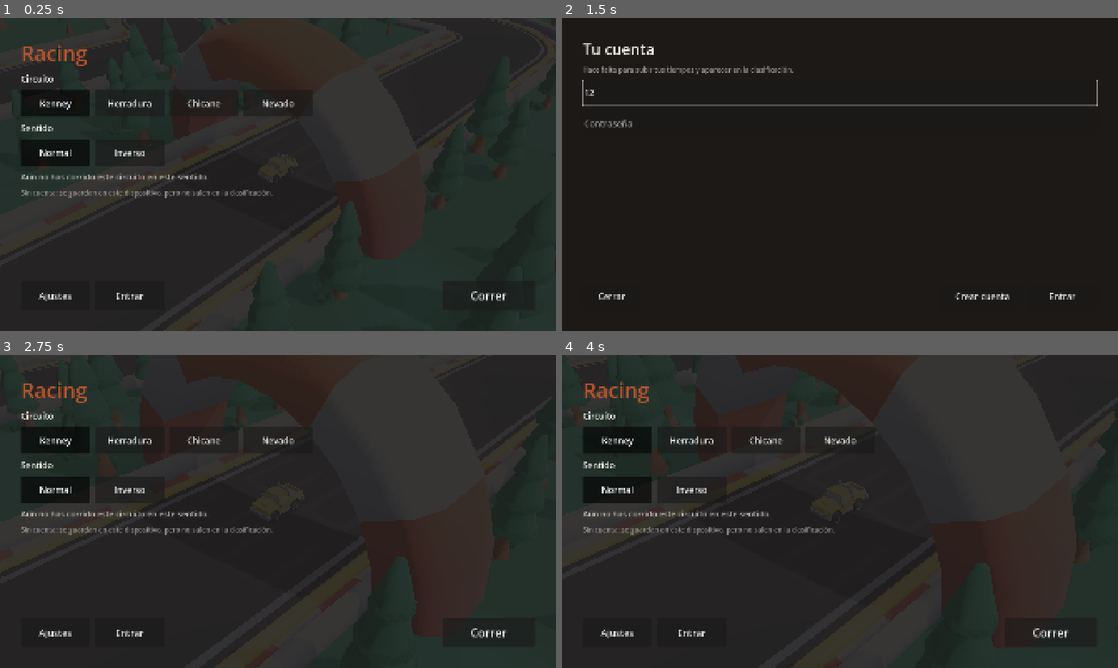
Above: before the commit, frames 1-4 (two rows, left to right).
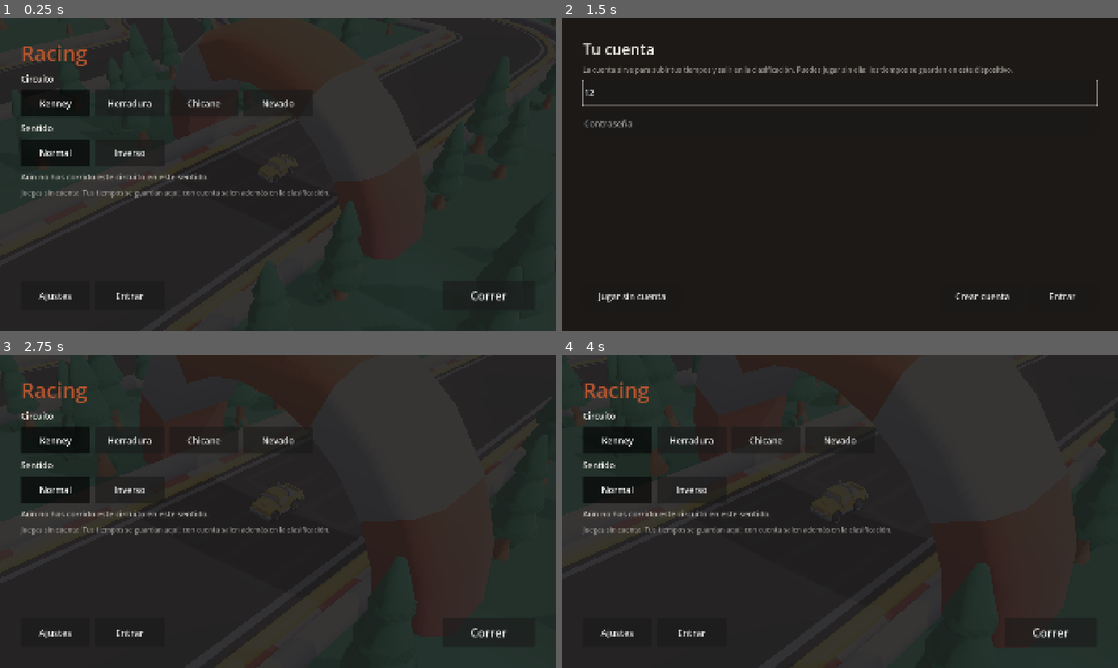
Above: after the commit, the same moments.

Repository: msalejandrojose/core
Game: Godot game, scene res://scenes/main.tscn
Two runs of this game, one before a commit and one after it. Both use one fixed random seed, a clock stepped at 60 frames per second and the inputs below.
Inputs (mouse positions are in pixels of both pictures, inside the frame that each line leads up to):
- Up to frame 1 (0.25 s): no input
- Up to frame 2 (1.5 s): click "Entrar" at 0.5 s; click (840, 93) at 1.27 s; type "12" at 1.35 s
- Up to frame 3 (2.75 s): click (278, 461) at 1.5 s; type "12" at 1.58 s; click (50, 633) at 2 s, where only the run before the commit has a clickable "Cerrar"
- Up to frame 4 (4 s): click "Normal" at 2.75 s; click "Normal" at 3.5 s

The runs differ from the first frame. In frame 1, 0.5% of the frame differs, in the area x 3-60%, y 54-58%; in frame 2, 1.0%, in the area x 3-82%, y 15-91%; in frame 3, 0.5%; in frame 4, 0.5%.

Commit message:
fix(racing): salida clara para jugar sin cuenta
Jugar sin cuenta ya funcionaba — la marca local se guarda siempre y el juego
entero es jugable sin registrarse — pero no se veia por ningun lado, que es lo
mismo que no poder. El unico boton para salir de la pantalla decia "Cerrar",
que no promete nada: quien no quiere registrarse necesita ver una salida clara
antes de plantearse abandonar.

Ahora dice "Jugar sin cuenta", y tanto la pantalla como el menu explican que se
gana con cuenta (salir en la clasificacion) en vez de dar a entender que falta
algo para jugar.

Co-Authored-By: Claude Opus 5 <noreply@anthropic.com>

Diff:
--- a/apps/game/scripts/ui/login_screen.gd
+++ b/apps/game/scripts/ui/login_screen.gd
@@ -50,7 +50,8 @@
 	column.add_child(title)
 
 	var intro := Label.new()
-	intro.text = "Hace falta para subir tus tiempos y aparecer en la clasificación."
+	intro.text = "La cuenta sirve para subir tus tiempos y salir en la clasificación. Puedes jugar sin ella: los tiempos se guardan en este dispositivo."
+	intro.autowrap_mode = TextServer.AUTOWRAP_WORD_SMART
 	intro.add_theme_font_size_override("font_size", 24)
 	intro.add_theme_color_override("font_color", BONE * Color(1, 1, 1, 0.6))
 	column.add_child(intro)
@@ -75,7 +76,10 @@
 	row.add_theme_constant_override("separation", 16)
 	column.add_child(row)
 
-	row.add_child(_button("Cerrar", 200, func() -> void: _close()))
+	# Jugar sin cuenta ya funcionaba, pero con el botón llamado "Cerrar" no lo
+	# parecía: cerrar no promete nada, y quien no quiere registrarse necesita
+	# ver una salida clara antes de plantearse abandonar.
+	row.add_child(_button("Jugar sin cuenta", 340, func() -> void: _close()))
 
 	var push := Control.new()
 	push.size_flags_horizontal = Control.SIZE_EXPAND_FILL
--- a/apps/game/scripts/ui/main_menu.gd
+++ b/apps/game/scripts/ui/main_menu.gd
@@ -199,7 +199,7 @@
 		_account_label.text = "Conectado como %s — tus tiempos se suben." % Session.email
 		_account_button.text = "Salir"
 	else:
-		_account_label.text = "Sin cuenta: se guardan en este dispositivo, pero no salen en la clasificación."
+		_account_label.text = "Juegas sin cuenta. Tus tiempos se guardan aquí; con cuenta salen además en la clasificación."
 		_account_button.text = "Entrar"
 
 
